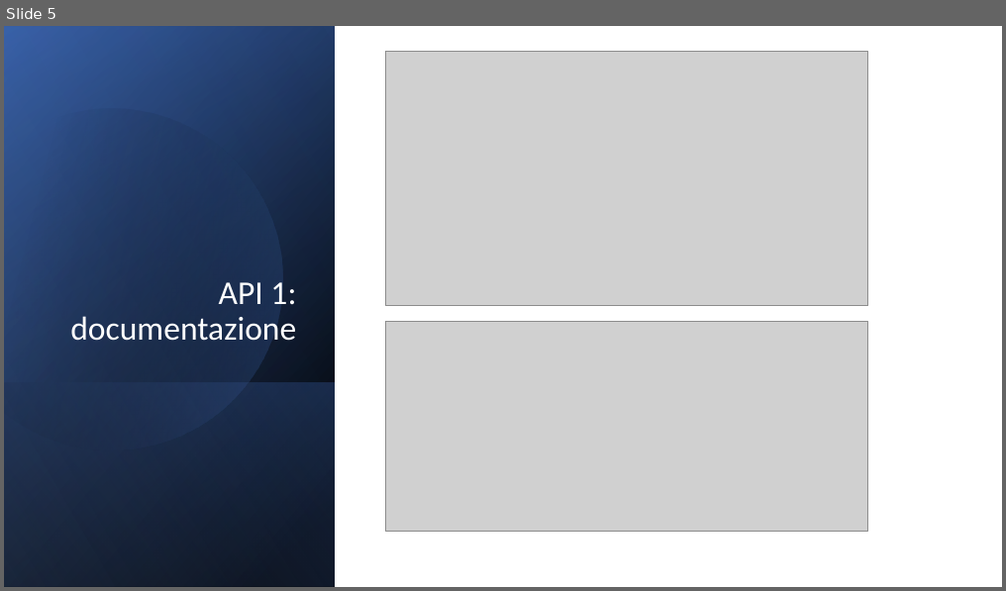
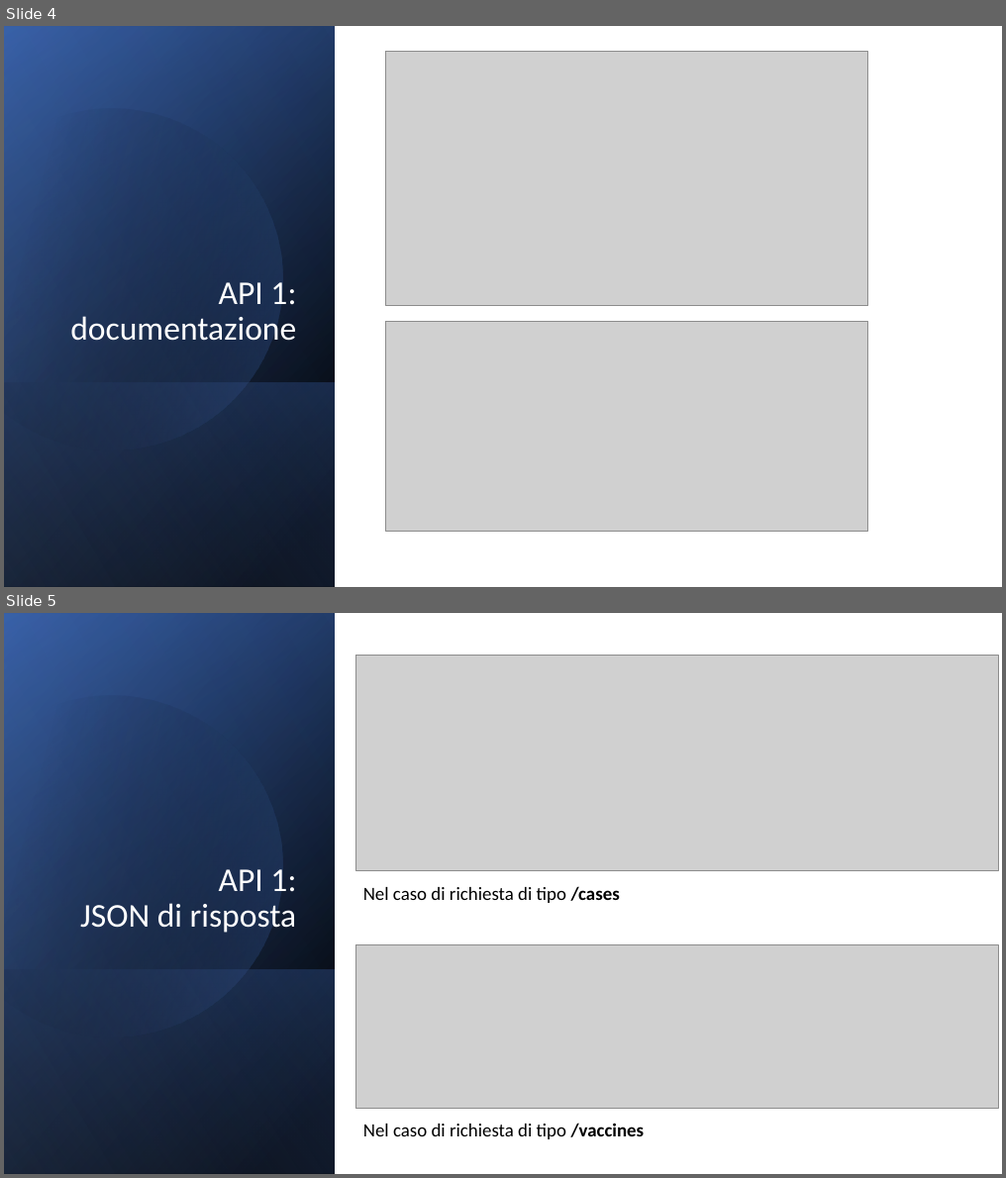
Before and after one commit to FraMarotta/mhw3, a slide deck: mhw3.pptx. Shown one above the other, each under a label of ours: slide 5 before the commit, slides 4 and 5 after it. The pictures are 1006x591 and 1006x1178 pixels, drawn with LibreOffice and Linux fonts; fonts in the diff are those of the drawing; grey boxes stand for pictures. Boxes give left, top, right and bottom in pixels: in the first picture for what was removed or moved away, otherwise in the second. Text is boxed around its words. In the diff, an @@ line names an element or a change of style, - is before the commit and + after.

```diff
--- a/mhw3.pptx
+++ b/mhw3.pptx
@@ slide 5 added at box(4, 613, 1002, 1174), background #FFFFFF @@
@@ rectangle added at box(4, 613, 1002, 1174), fill #FFFFFF @@
@@ rectangle added at box(4, 613, 335, 1174), fill gradient #000000 to #2F5597 @@
@@ rectangle added at box(4, 614, 335, 1174), fill gradient #000000 to #4472C4 @@
@@ rectangle added at box(4, 613, 335, 1173), fill gradient #000000 to #8FAADC @@
@@ freeform shape added at box(4, 655, 324, 1072), fill gradient #000000 to #4472C4 @@
@@ picture added at box(355, 655, 998, 871) @@
@@ title added at box(80, 869, 297, 933), 32 pt, text #FFFFFF @@
+API 1:
+JSON di risposta
@@ text added at box(363, 886, 620, 903), 18 pt, text #000000 @@
+Nel caso di richiesta di tipo /cases
@@ picture added at box(355, 945, 998, 1109) @@
@@ rectangle added at box(4, 969, 335, 1174), fill gradient #4472C4 to #000000 @@
@@ text added at box(363, 1123, 645, 1140), 18 pt, text #000000 @@
+Nel caso di richiesta di tipo /vaccines
@@ what was slide 5 is now slide 4 @@
```
Also in this commit, not shown: 2 slides changed, 1 other slide added.
